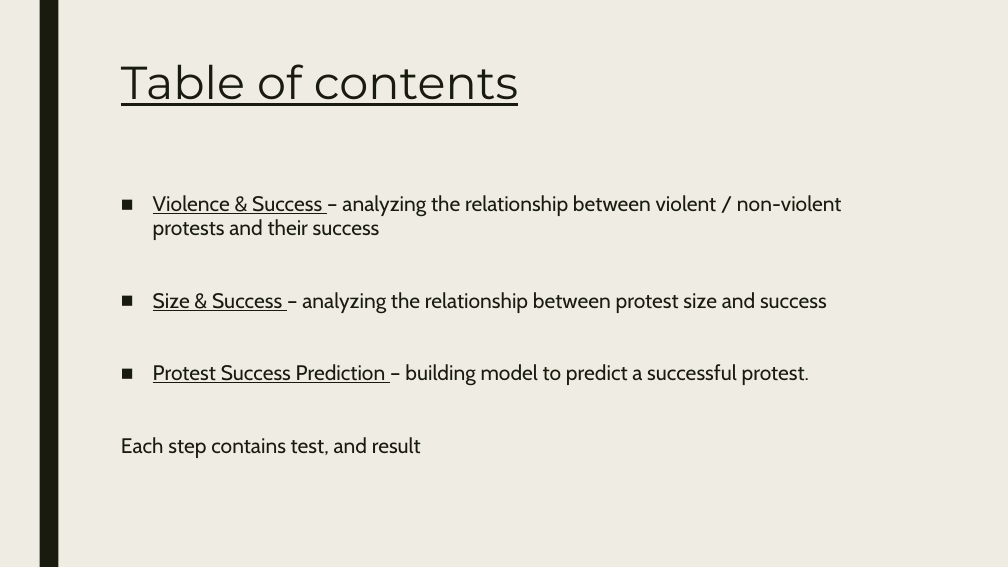
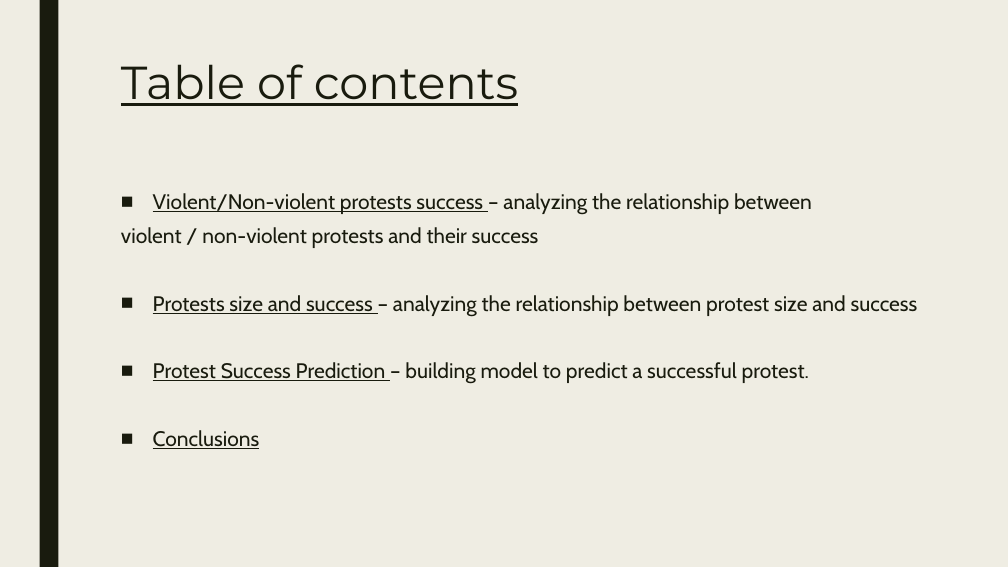
Before and after one commit to Dimnir/Protests, a slide deck: slide 2 of Presentation.pptx. Drawn at 1008x567 pixels with LibreOffice and Linux fonts; fonts in the diff are those of the drawing. Boxes give left, top, right and bottom in pixels: in the first picture for what was removed or moved away, otherwise in the second. Text is boxed around its words. In the diff, an @@ line names an element or a change of style, - is before the commit and + after.

```diff
--- a/Presentation.pptx
+++ b/Presentation.pptx
@@ text at [121,193,918,317]: text changed @@
-■ Violence & Success – analyzing the relationship between violent / non-violent protests and their success
-■ Size & Success – analyzing the relationship between protest size and success
+■ Violent/Non-violent protests success – analyzing the relationship between
+violent / non-violent protests and their success
+■ Protests size and success – analyzing the relationship between protest size and success
@@ text at [153,362,809,384]: line spacing 0.94 to 0.84 @@
@@ text at [153,430,260,449]: text changed @@
-Each step contains test, and result
+■ Conclusions
```
Also in this commit, not shown: 16 other slides changed.
